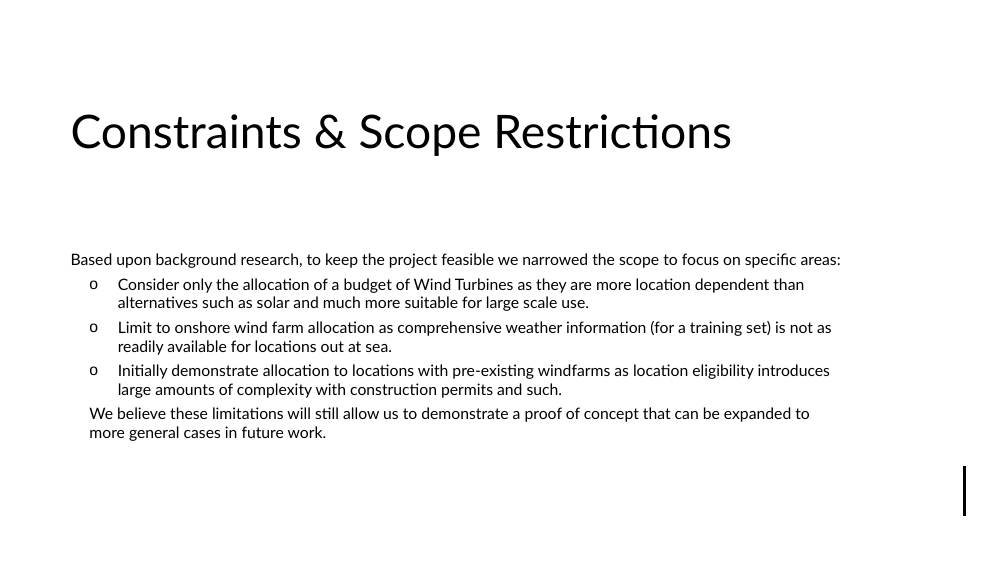
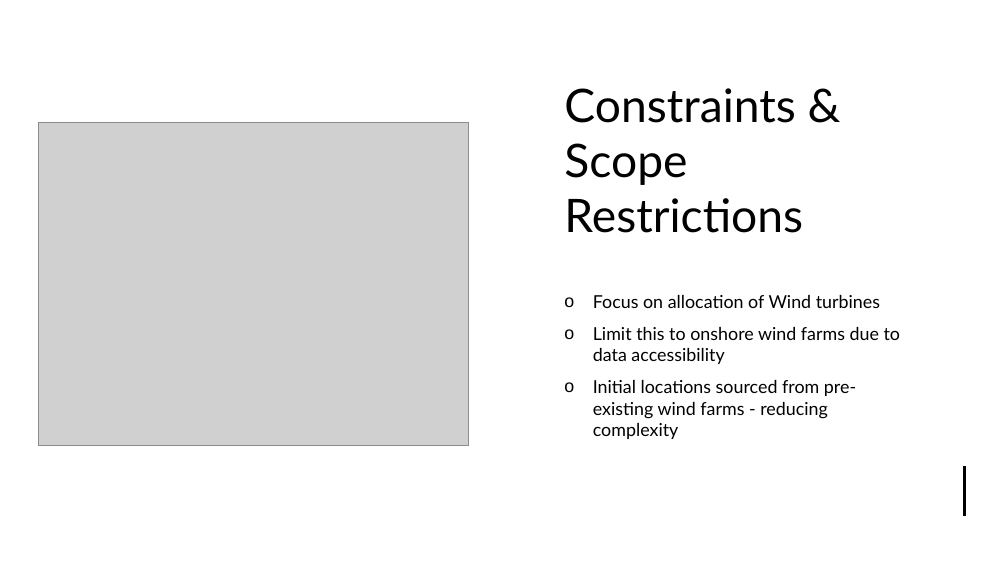
Before and after one commit to james-a-page/CS310Project, a slide deck: slide 5 of Documents/Presentation/ProjectPresentation-JamesPage.pptx. Drawn at 1008x567 pixels with LibreOffice and Linux fonts; fonts in the diff are those of the drawing; grey boxes stand for pictures. Boxes give left, top, right and bottom in pixels: in the first picture for what was removed or moved away, otherwise in the second. Text is boxed around its words. In the diff, an @@ line names an element or a change of style, - is before the commit and + after.

```diff
--- a/Documents/Presentation/ProjectPresentation-JamesPage.pptx
+++ b/Documents/Presentation/ProjectPresentation-JamesPage.pptx
@@ rectangle: place and size @@
-rectangle at box(0, 0, 922, 567)
+rectangle at box(0, 0, 507, 567)
@@ rectangle at box(0, 0, 507, 567): shadow on @@
@@ rectangle removed at box(0, 0, 922, 210) @@
@@ title "Constraints & Scope Restrictions" rewrapped from box(71, 114, 732, 156) to box(564, 88, 803, 233) @@
@@ picture added at box(39, 122, 469, 445) @@
@@ text removed at box(71, 253, 841, 441) @@
-Based upon background research, to keep the project feasible we narrowed the scope to focus on specific areas:
-  o Consider only the allocation of a budget of Wind Turbines as they are more location dependent than alternatives such as solar and much more suitable for large scale use.
-  o Limit to onshore wind farm allocation as comprehensive weather information (for a training set) is not as readily available for locations out at sea.
-  o Initially demonstrate allocation to locations with pre-existing windfarms as location eligibility introduces large amounts of complexity with construction permits and such.
-  We believe these limitations will still allow us to demonstrate a proof of concept that can be expanded to more general cases in future work.
@@ text added at box(593, 295, 901, 439), 17 pt, text #000000 @@
+o Focus on allocation of Wind turbines
+o Limit this to onshore wind farms due to data accessibility
+o Initial locations sourced from pre-existing wind farms - reducing complexity
```
Also in this commit, not shown: 5 other slides changed, 1 slide added, 1 slide removed, 3 other files.
